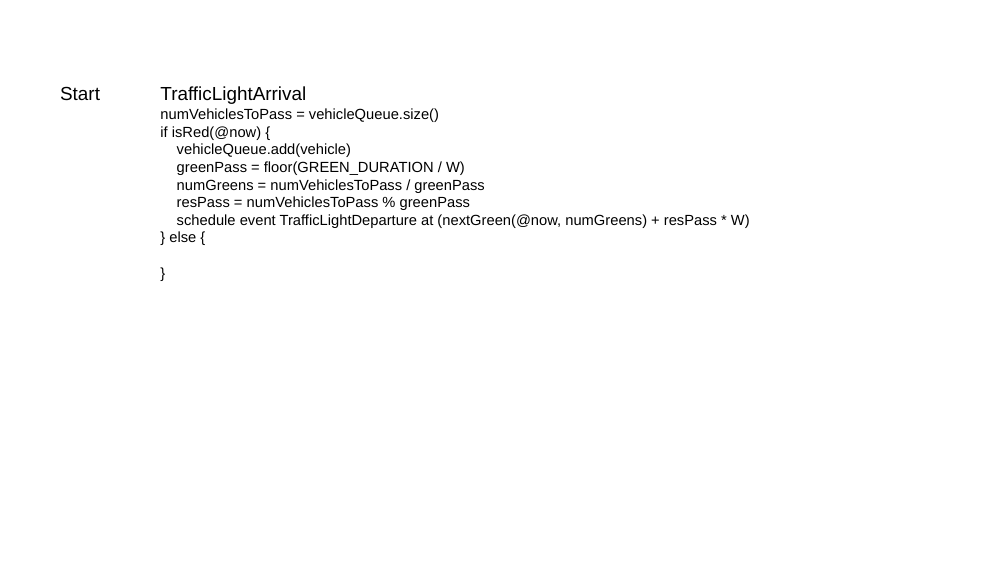
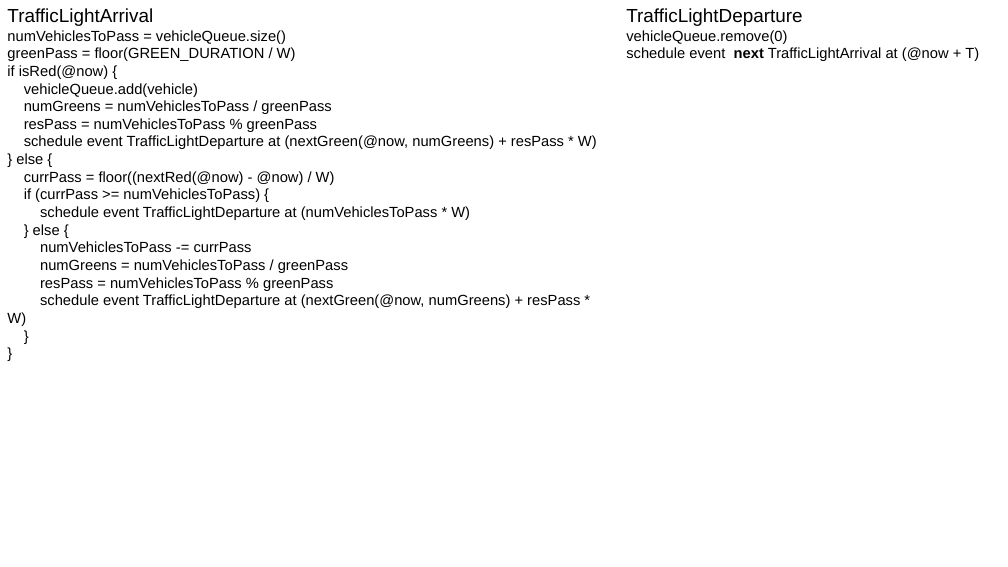
Before and after one commit to hdmonline/Traffic-Simulation, a slide deck: slide 1 of Notes.pptx. Drawn at 1008x567 pixels with LibreOffice and Linux fonts; fonts in the diff are those of the drawing. Boxes give left, top, right and bottom in pixels: in the first picture for what was removed or moved away, otherwise in the second. Text is boxed around its words. In the diff, an @@ line names an element or a change of style, - is before the commit and + after.

```diff
--- a/Notes.pptx
+++ b/Notes.pptx
@@ text at box(7, 8, 597, 326): paragraph added @@
+}
@@ text "TrafficLightArrival": place and size @@
-text "TrafficLightArrival" at box(160, 86, 750, 242)
+text "TrafficLightArrival" at box(7, 8, 597, 326)
@@ text added at box(626, 8, 979, 61), 14 pt, text #000000 @@
+TrafficLightDeparture
+vehicleQueue.remove(0)
+schedule event next TrafficLightArrival at (@now + T)
@@ text at box(7, 47, 296, 61): paragraph added @@
+greenPass = floor(GREEN_DURATION / W)
@@ text removed at box(60, 86, 100, 101) @@
-Start
@@ text at box(7, 171, 580, 326): paragraphs added @@
+currPass = floor((nextRed(@now) - @now) / W)
+if (currPass >= numVehiclesToPass) {
+schedule event TrafficLightDeparture at (numVehiclesToPass * W)
+} else {
+numVehiclesToPass -= currPass
+numGreens = numVehiclesToPass / greenPass
+resPass = numVehiclesToPass % greenPass
+schedule event TrafficLightDeparture at (nextGreen(@now, numGreens) + resPass * W)
@@ text at box(177, 161, 465, 175): paragraph removed @@
-greenPass = floor(GREEN_DURATION / W)
```
